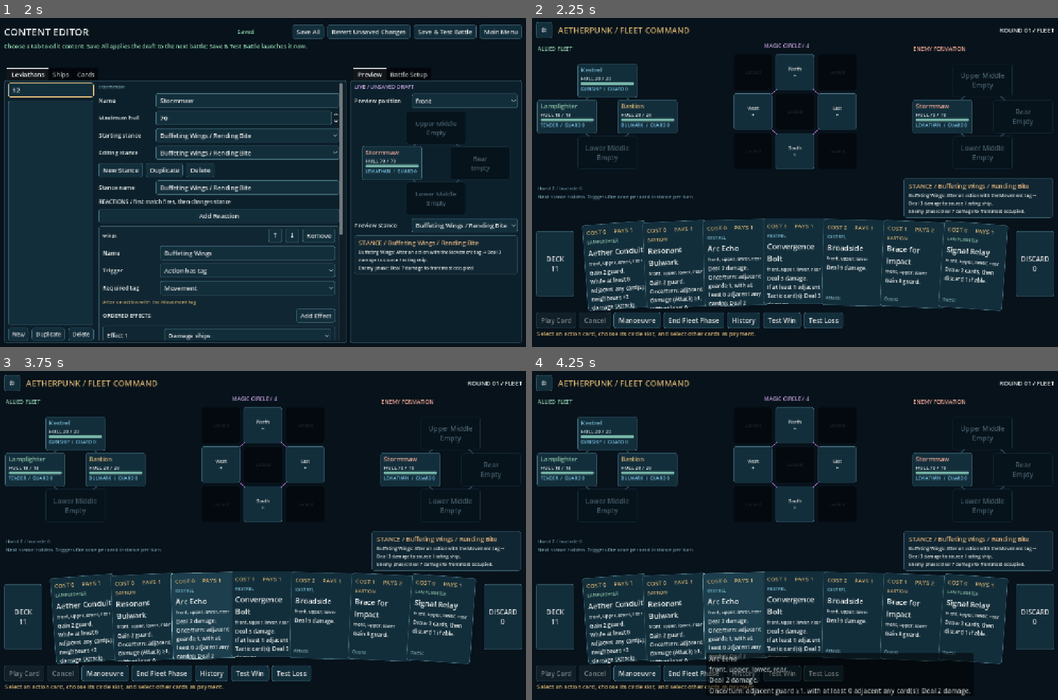
Above: before the commit, frames 1-4 (two rows, left to right).
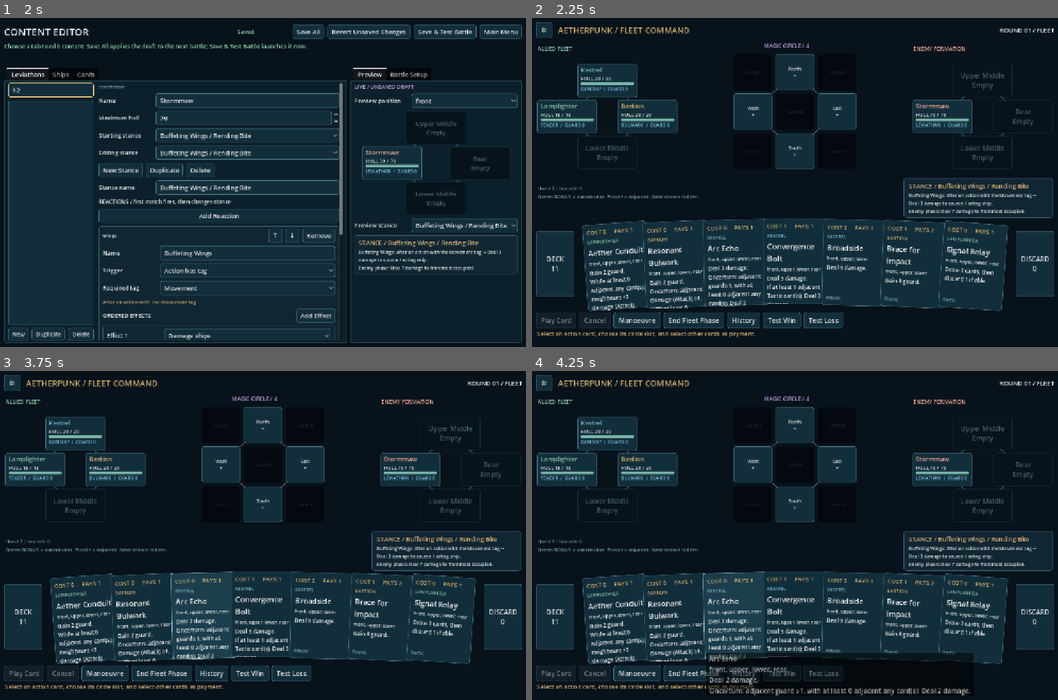
Above: after the commit, the same moments.

Repository: jkeywo/aetherpunk-fleet
Game: Godot game, scene res://scenes/main_menu.tscn
Same seed, same stepped clock (60 frames per second), same inputs: the game is played once before the commit and once after it.
Inputs (mouse positions are in pixels of both pictures, inside the frame that each line leads up to):
- Up to frame 1 (2 s): click "Editor" at 0.5 s; click (52, 90) at 1.27 s; type "12" at 1.35 s
- Up to frame 2 (2.25 s): click "Save & Test Battle" at 2 s
- Up to frame 3 (3.75 s): click "Test Win" at 2.75 s; click "Retry Battle" at 3.5 s
- Up to frame 4 (4.25 s): no input

Frame 1 is identical in both runs. In frame 2, 0.2% of the frame differs, in the area x 1-55%, y 21-56%; in frame 3, 0.2%; in frame 4, 0.2%.

Commit message:
Clarify circle bonus sources and animate causal chain links

Diff:
--- a/scripts/battle.gd
+++ b/scripts/battle.gd
@@ -337,6 +337,7 @@
 
 func _update_controls() -> void:
 	var contributing: Array = []
+	var contribution_details: Dictionary = {}
 	for button in [%PlayButton, %CancelButton, %ManoeuvreButton, %EndPhaseButton, %TargetChoice, %MovementChoice, %WinButton, %LossButton]:
 		button.disabled = busy
 	for button in hand_view.get_children():
@@ -367,15 +368,16 @@
 		%PlayButton.disabled = not result.ok
 		%Inspection.text = result.text
 		contributing = result.get("contributors", [])
+		contribution_details = result.get("contribution_details", {})
 		%PlayButton.text = "Manoeuvre" if selected_uid < 0 else "Play Card"
 	else:
 		%Inspection.text = "Select an action card, choose its circle slot, and select other cards as payment."
-	%Status.text = "Hand %d / In circle %d\nNext stance hidden. Triggers fire once per card instance per turn." % [state.hand.size(), state.play_order.size()]
+	%Status.text = "Hand %d / In circle %d\nGreen BONUS = contributor. Purple = adjacent. Next stance hidden." % [state.hand.size(), state.play_order.size()]
 	var cards: Dictionary = {}
 	for uid in state.circle:
 		if uid >= 0:
 			cards[uid] = state.card(uid)
-	circle_view.configure(state.circle, state.expanded, cards, state.used_triggers, selected_slot, contributing)
+	circle_view.configure(state.circle, state.expanded, cards, state.used_triggers, selected_slot, contributing, contribution_details)
 
 
 func _show_history() -> void:
--- a/scripts/battle_state.gd
+++ b/scripts/battle_state.gd
@@ -306,6 +306,7 @@
 				continue
 			used_triggers[key] = "queued"
 			tasks.append({"uid": host, "slot": circle.find(host), "actor": int(card(host).owner), "event_actor": actor,
+				"source_uid": source, "source_event": kind, "source_amount": amount,
 				"target": actor, "points": [], "effects": rule.effects.duplicate(true), "next_step": 0, "discard_remaining": 0,
 				"title": card(host).name + " / " + rule.get("name", rule.id), "trigger_key": key, "announced": false})
 
@@ -317,7 +318,8 @@
 			context.announced = true
 			used_triggers[context.trigger_key] = "fired"
 			history.append("Card trigger: " + context.title)
-			_record("card_triggered", {"uid": context.uid, "title": context.title})
+			_record("card_triggered", {"uid": context.uid, "title": context.title,
+				"source_uid": context.source_uid, "source_event": context.source_event, "source_amount": context.source_amount})
 		while context.next_step < context.effects.size():
 			var effect: Dictionary = context.effects[context.next_step]
 			context.next_step += 1
@@ -571,7 +573,8 @@
 func preview(uid: int, payment: Array, target: int = -1, movement: int = -1, slot: int = -1) -> Dictionary:
 	var error := validate(uid, payment, target, movement, slot)
 	if error != "":
-		return {"ok": false, "text": error}
+		return {"ok": false, "text": error, "contributors": contributing_cards(uid, slot),
+			"contribution_details": contribution_details(uid, slot)}
 	var sim = get_script().new(0, document)
 	for key in ["ships", "formation", "card_keys", "hand", "deck", "discard", "held", "circle", "play_order", "used_triggers"]:
 		sim.set(key, get(key).duplicate(true))
@@ -595,7 +598,8 @@
 	if sim.outcome != "":
 		lines.append(sim.outcome.to_upper())
 	lines.append("Drawn cards and replacement stances remain unknown.")
-	return {"ok": true, "text": " ".join(lines)}
+	return {"ok": true, "text": " ".join(lines), "contributors": contributing_cards(uid, slot, sim.used_triggers),
+		"contribution_details": contribution_details(uid, slot, sim.used_triggers)}
 
 
 func payment_total(payment: Array) -> int:
@@ -688,29 +692,40 @@
 
 
 func contributing_cards(uid: int, slot: int, simulated_used: Dictionary = {}) -> Array:
-	if uid < 0:
-		return []
+	return contribution_details(uid, slot, simulated_used).keys()
+
+
+func contribution_details(uid: int, slot: int, simulated_used: Dictionary = {}) -> Dictionary:
+	var result: Dictionary = {}
+	if uid < 0 or uid >= card_keys.size():
+		return result
 	if slot < 0:
 		slot = first_slot()
-	if slot < 0:
-		return []
-	var result: Array = []
+	if slot < 0 or slot >= (9 if expanded else 4) or circle[slot] >= 0:
+		return result
+	var relevant: Array = ["cost"] if int(card(uid).cost) > 0 else []
+	for effect in active_effects(uid, slot):
+		var stat: String = {"damage_monster": "damage", "guard": "guard", "swap_pair_guard": "guard", "repair": "healing"}.get(effect.kind, "")
+		if stat != "" and not relevant.has(stat):
+			relevant.append(stat)
 	for adjacent in Geometry.neighbours(slot, expanded):
 		var source: int = circle[adjacent]
 		if source < 0:
 			continue
-		var contributes := false
+		var reasons: Array = []
 		for modifier in card(source).get("modifiers", []):
+			if int(modifier.amount) <= 0 or not relevant.has(modifier.stat):
+				continue
 			if (modifier.get("tag", "") == "" or card(uid).tag_ids.has(modifier.tag)) and condition_matches(modifier.condition, adjacent, uid, slot):
-				contributes = true
+				reasons.append(("%s%d %s" % ["−" if modifier.stat == "cost" else "+", modifier.amount, modifier.stat]))
 		for rule in card(uid).get("on_play", []):
 			if int(rule.condition.get("min", 0)) > 0 and condition_matches(rule.condition, slot):
 				if rule.condition.get("tag", "") == "" or card(source).tag_ids.has(rule.condition.tag):
-					contributes = true
+					reasons.append("Enables on-play: " + Catalog.effects_text(rule.effects))
 		for rule in card(source).get("triggers", []):
 			var key := "%d/%s" % [source, rule.id]
 			if simulated_used.has(key) and not used_triggers.has(key):
-				contributes = true
-		if contributes:
-			result.append(source)
+				reasons.append("Will trigger: " + str(rule.get("name", rule.id)))
+		if not reasons.is_empty():
+			result[source] = reasons
 	return result
--- a/scripts/circle_view.gd
+++ b/scripts/circle_view.gd
@@ -1,22 +1,33 @@
 extends Control
 signal slot_selected(slot: int)
+signal link_pulse_started(source_uid: int, receiver_uid: int, event_kind: String)
 const Geometry = preload("res://scripts/battle_geometry.gd")
+const BONUS_COLOR := Color("#9ce6b7")
 var buttons: Array = []
 var expanded := false
 var selected := -1
 var contents: Array = []
 var card_data: Dictionary = {}
+var bonus_slots: Array = []
+var contribution_details: Dictionary = {}
+var pulse_source := -1
+var pulse_receiver := -1
+var pulse_event := ""
+var pulse_progress := 0.0
+var link_overlay: Control
 
 
 func _ready() -> void:
 	resized.connect(_arrange)
 
 
-func configure(circle: Array, is_expanded: bool, cards: Dictionary, used: Dictionary = {}, selected_slot: int = -1, contributors: Array = []) -> void:
+func configure(circle: Array, is_expanded: bool, cards: Dictionary, used: Dictionary = {}, selected_slot: int = -1, contributors: Array = [], details: Dictionary = {}) -> void:
 	expanded = is_expanded
 	selected = selected_slot
 	contents = circle.duplicate()
 	card_data = cards
+	contribution_details = details.duplicate(true)
+	bonus_slots.clear()
 	if buttons.is_empty():
 		for slot in 9:
 			var button := Button.new()
@@ -25,30 +36,55 @@
 			button.pressed.connect(func(): slot_selected.emit(slot))
 			add_child(button)
 			buttons.append(button)
+		link_overlay = Control.new()
+		link_overlay.mouse_filter = Control.MOUSE_FILTER_IGNORE
+		link_overlay.set_anchors_and_offsets_preset(Control.PRESET_FULL_RECT)
+		add_child(link_overlay)
+		link_overlay.draw.connect(_draw_pulse)
 	for slot in 9:
 		var uid: int = circle[slot]
 		var locked: bool = slot >= 4 and not expanded
 		var button: Button = buttons[slot]
+		var provides: bool = uid >= 0 and contributors.has(uid) and selected >= 0 and Geometry.neighbours(selected, expanded).has(slot)
 		button.disabled = locked
 		button.text = "Locked" if locked else Geometry.SLOT_NAMES[slot] + "\n+"
 		button.modulate = Color("#3b4859") if locked else Color.WHITE
 		button.tooltip_text = Geometry.SLOT_NAMES[slot]
+		for style_name in ["normal", "hover", "pressed", "hover_pressed"]:
+			button.remove_theme_stylebox_override(style_name)
 		if uid >= 0 and cards.has(uid):
 			var card: Dictionary = cards[uid]
 			var count := 0
 			for key in used:
 				if str(key).begins_with(str(uid) + "/"):
 					count += 1
-			button.text = card.name + ("\n◆ %d used" % count if count > 0 else "\nIn play")
+			var caption := "BONUS" if provides else "In play"
+			if count > 0:
+				caption = ("BONUS · " if provides else "") + "◆ %d used" % count
+			button.text = card.name + "\n" + caption
 			button.tooltip_text = card.name + "\n" + card.get("effect", "")
 			button.modulate = Color("#b7d2e6")
 		if slot == selected:
-			button.modulate = Color("#f6d491")
-		elif contributors.has(uid):
-			button.modulate = Color("#b3e6bb")
+			_highlight(button, Color("#e8bd77"), Color("#302b20"))
+		elif provides:
+			bonus_slots.append(slot)
+			button.modulate = Color.WHITE
+			_highlight(button, BONUS_COLOR, Color("#18372e"))
+			var reasons: Array = details.get(uid, [])
+			button.tooltip_text += "\n\nProviding to " + Geometry.SLOT_NAMES[selected] + ":\n" + "\n".join(reasons)
 		elif selected >= 0 and Geometry.neighbours(selected, expanded).has(slot) and uid >= 0:
 			button.modulate = Color("#d6adee")
 	_arrange()
+
+
+func _highlight(button: Button, tint: Color, fill: Color) -> void:
+	for style_name in ["normal", "hover", "pressed", "hover_pressed"]:
+		var style := StyleBoxFlat.new()
+		style.bg_color = fill.lightened(0.10) if style_name in ["hover", "hover_pressed"] else fill
+		style.border_color = tint
+		style.set_border_width_all(3)
+		style.set_corner_radius_all(5)
+		button.add_theme_stylebox_override(style_name, style)
 
 
 func _arrange() -> void:
@@ -57,6 +93,8 @@
 		buttons[slot].position = Geometry.CIRCLE_POINTS[slot] * cell + Vector2(4, 4)
 		buttons[slot].size = cell - Vector2(8, 8)
 	queue_redraw()
+	if is_instance_valid(link_overlay):
+		link_overlay.queue_redraw()
 
 
 func _draw() -> void:
@@ -65,7 +103,64 @@
 	if expanded:
 		links.append_array(Geometry.EXTRA_LINKS)
 	for link in links:
-		var tint := Color("#9a61b8")
+		var tint := Color("#694c80")
+		var width := 2.0
 		if selected >= 0 and link.has(selected):
-			tint = Color("#e8bd77")
-		draw_line((Geometry.CIRCLE_POINTS[link[0]] + Vector2.ONE / 2) * cell, (Geometry.CIRCLE_POINTS[link[1]] + Vector2.ONE / 2) * cell, tint, 2, true)
+			var other: int = link[1] if link[0] == selected else link[0]
+			tint = BONUS_COLOR if bonus_slots.has(other) else Color("#9b819e")
+			width = 5.0 if bonus_slots.has(other) else 2.0
+		draw_line((Geometry.CIRCLE_POINTS[link[0]] + Vector2.ONE / 2) * cell, (Geometry.CIRCLE_POINTS[link[1]] + Vector2.ONE / 2) * cell, tint, width, true)
+
+
+func animate_chain(source_uid: int, receiver_uid: int, event_kind: String, duration: float) -> void:
+	var source: int = contents.find(source_uid)
+	var receiver: int = contents.find(receiver_uid)
+	if source < 0 or receiver < 0 or not Geometry.neighbours(source, expanded).has(receiver):
+		return
+	pulse_source = source
+	pulse_receiver = receiver
+	pulse_event = event_kind
+	set_pulse_progress(0.0)
+	link_pulse_started.emit(source_uid, receiver_uid, event_kind)
+	var tween := create_tween()
+	tween.tween_method(set_pulse_progress, 0.0, 1.0, maxf(0.001, duration)).set_trans(Tween.TRANS_SINE).set_ease(Tween.EASE_IN_OUT)
+	await tween.finished
+	pulse_source = -1
+	pulse_receiver = -1
+	pulse_event = ""
+	link_overlay.queue_redraw()
+
+
+func set_pulse_progress(value: float) -> void:
+	pulse_progress = value
+	if is_instance_valid(link_overlay):
+		link_overlay.queue_redraw()
+
+
+func _edge_point(button: Control, direction: Vector2) -> Vector2:
+	var half := button.size / 2
+	var factor := minf(half.x / maxf(0.001, absf(direction.x)), half.y / maxf(0.001, absf(direction.y)))
+	return button.position + half + direction * (factor + 2.0)
+
+
+func _draw_pulse() -> void:
+	if pulse_source < 0 or pulse_receiver < 0:
+		return
+	var source: Control = buttons[pulse_source]
+	var receiver: Control = buttons[pulse_receiver]
+	var direction := (receiver.get_rect().get_center() - source.get_rect().get_center()).normalized()
+	var start := _edge_point(source, direction)
+	var finish := _edge_point(receiver, -direction)
+	var tint: Color = {"damage": Color("#ffb17d"), "guard": Color("#8bd8ff"), "repair": BONUS_COLOR}.get(pulse_event, Color("#d6adee"))
+	var glow := tint
+	glow.a = 0.25 + sin(pulse_progress * PI) * 0.45
+	link_overlay.draw_rect(source.get_rect().grow(-2), glow, false, 4, true)
+	link_overlay.draw_rect(receiver.get_rect().grow(-2), tint, false, 4, true)
+	link_overlay.draw_line(start, finish, Color(tint, 0.30), 12, true)
+	link_overlay.draw_line(start, finish, tint, 4, true)
+	var spark := start.lerp(finish, pulse_progress)
+	link_overlay.draw_circle(spark, 8, Color(tint, 0.35), true, -1, true)
+	link_overlay.draw_circle(spark, 4, Color.WHITE, true, -1, true)
+	var head := finish - direction * 7
+	var perpendicular := Vector2(-direction.y, direction.x) * 5
+	link_overlay.draw_colored_polygon(PackedVector2Array([finish, head + perpendicular, head - perpendicular]), tint)
--- a/scripts/combat_feedback.gd
+++ b/scripts/combat_feedback.gd
@@ -63,8 +63,14 @@
 				await _pause(0.40)
 			"card_triggered":
 				await _apply_board(event.board)
-				_message("CARD TRIGGER / " + event.title, Color("#9ce6b7"))
-				await _pause(0.28)
+				var source_uid: int = event.get("source_uid", -1)
+				var cause: String = event.get("source_event", "effect")
+				if source_uid >= 0:
+					_message("CHAIN / " + view.state.card(source_uid).name + " → " + view.state.card(event.uid).name + "\n" + cause.to_upper() + " / " + event.title, Color("#9ce6b7"))
+					await view.circle_view.animate_chain(source_uid, event.uid, cause, _time(0.55))
+				else:
+					_message("CARD TRIGGER / " + event.title, Color("#9ce6b7"))
+					await _pause(0.28)
 			"circle_expanded", "circle_reset":
 				await _apply_board(event.board)
 				_message(event.title, Color("#d6adee"))
--- /dev/null
+++ b/tests/circle_feedback.gd
@@ -0,0 +1,104 @@
+extends "res://tests/support/v2_test.gd"
+var pulses: Array = []
+
+
+func _run() -> void:
+	var doc := neutral()
+	var source := card_def(doc, "advance")
+	source.modifiers = [
+		{"stat": "damage", "amount": 2, "tag": "Attack", "condition": {"tag": "", "min": 0}},
+		{"stat": "cost", "amount": 1, "tag": "Attack", "condition": {"tag": "", "min": 0}},
+		{"stat": "guard", "amount": 99, "tag": "", "condition": {"tag": "", "min": 0}}]
+	var shot := card_def(doc, "broadside")
+	shot.cost = 2
+	shot.effects = [{"kind": "damage_monster", "amount": 3}]
+	shot.on_play = [{"condition": {"tag": "Attack", "min": 1}, "effects": [{"kind": "damage_monster", "amount": 1}]}]
+	await open_battle(doc)
+	var battle = current_scene
+	var source_uid := uid_for(battle.state, "advance")
+	battle.state.play(source_uid, [], -1, -1, 0)
+	battle._render()
+	field_key(battle, "broadside").pressed.emit()
+	var circle = battle.circle_view
+	expect(battle.get_node("%PlayButton").disabled, "Unpaid example should remain unaffordable.")
+	expect(circle.bonus_slots == [0], "Bonus highlight disappeared before payment.")
+	expect("BONUS" in circle.buttons[0].text, "Bonus source needs an explicit badge.")
+	expect("+2 damage" in circle.buttons[0].tooltip_text and "−1 cost" in circle.buttons[0].tooltip_text, "Source tooltip lacks modifier explanations.")
+	expect("Enables on-play" in str(circle.contribution_details[source_uid]) and "+99 guard" not in str(circle.contribution_details[source_uid]), "Conditional source or stat eligibility incorrect.")
+	expect(circle.buttons[0].get_theme_stylebox("normal").border_width_left == 3, "Source needs a visible border beyond tint.")
+	var preview: Dictionary = battle.state.preview(uid_for(battle.state, "broadside"), [], -1, -1, 1)
+	expect(not preview.ok and preview.contributors == [source_uid], "Unaffordable preview failed to report public bonus sources.")
+	circle.buttons[2].pressed.emit()
+	expect(circle.bonus_slots.is_empty() and not "BONUS" in circle.buttons[0].text, "Moving to a nonadjacent slot left a stale bonus.")
+	circle.buttons[3].pressed.emit()
+	expect(circle.bonus_slots == [0], "Selecting another adjacent slot did not restore bonuses.")
+	battle.get_node("%CancelButton").pressed.emit()
+	expect(circle.bonus_slots.is_empty() and circle.selected == -1, "Cancelling left stale highlights.")
+
+	# The amount condition must succeed before a neighbour is credited.
+	card_def(doc, "broadside").on_play[0].condition.min = 2
+	card_def(doc, "advance").modifiers = []
+	var b = State.new(1, doc)
+	b.play(uid_for(b, "advance"), [], -1, -1, 0)
+	expect(b.contributing_cards(uid_for(b, "broadside"), 1).is_empty(), "An unmet conditional bonus was highlighted.")
+	b.play(uid_for(b, "tow"), [], -1, -1, 2)
+	expect(b.contributing_cards(uid_for(b, "broadside"), 1).size() == 2, "Both neighbours enabling a count condition should be highlighted.")
+	b.play(uid_for(b, "escort"), [], -1, -1, 1)
+	b.play(uid_for(b, "salvo"), [], -1, -1, 3)
+	expect(b.expanded and b.contributing_cards(uid_for(b, "broadside"), 4).size() == 4, "Expanded-centre highlights used the wrong graph.")
+	expect(b.contributing_cards(uid_for(b, "broadside"), 5).size() == 2, "Expanded corner should credit its two matching neighbours.")
+
+	doc = chain_document()
+	await open_battle(doc)
+	battle = current_scene
+	source_uid = uid_for(battle.state, "advance")
+	battle.state.play(source_uid, [], -1, -1, 0)
+	battle._render()
+	circle = battle.circle_view
+	var echo_uid := uid_for(battle.state, "tow")
+	circle.link_pulse_started.connect(func(source_id, receiver_id, event): pulses.append([source_id, receiver_id, event]))
+	field_key(battle, "tow").pressed.emit()
+	circle.buttons[1].pressed.emit()
+	var anticipated: Dictionary = battle.state.preview(echo_uid, [], -1, -1, 1)
+	expect(anticipated.contributors == [source_uid] and "Will trigger" in str(anticipated.contribution_details), "Preview failed to identify an adjacent chained contributor.")
+	battle.get_node("%PlayButton").pressed.emit()
+	await circle.link_pulse_started
+	expect(circle.pulse_source == 1 and circle.pulse_receiver == 0 and circle.pulse_event == "damage", "First pulse direction does not follow the cause.")
+	expect("Towline Manoeuvre → Shield Advance" in battle.feedback.banner_label.text, "Chain banner does not name cause and receiver.")
+	battle.get_node("%GearButton").pressed.emit()
+	var paused_progress: float = circle.pulse_progress
+	await flush()
+	expect(paused and is_equal_approx(circle.pulse_progress, paused_progress), "Link animation ignored the battle pause.")
+	battle.menu.id_pressed.emit(0)
+	battle.menu.hide()
+	await battle.resolution_finished
+	expect(pulses == [[echo_uid, source_uid, "damage"], [source_uid, echo_uid, "guard"]], "Chain links did not pulse sequentially in causal order.")
+	expect(circle.pulse_source == -1 and circle.pulse_receiver == -1 and circle.pulse_event == "", "Finished playback left a glowing chain.")
+	expect(battle.state.monster_hull == 67 and battle.state.used_triggers.size() == 2, "Link feedback changed combat resolution.")
+	var triggers: Array = battle.state.feedback_events.filter(func(event): return event.kind == "card_triggered")
+	expect(triggers[0].source_uid == echo_uid and triggers[0].source_amount == 1 and triggers[1].source_event == "guard", "Recorded chain provenance incorrect.")
+	expect(not battle.busy and not battle.feedback.running, "Link playback did not unlock input.")
+
+	# Leaving during an active pulse must not resume an abandoned battle.
+	await open_battle(doc)
+	battle = current_scene
+	battle.state.play(uid_for(battle.state, "advance"), [], -1, -1, 0)
+	battle._render()
+	field_key(battle, "tow").pressed.emit()
+	battle.circle_view.buttons[1].pressed.emit()
+	battle.get_node("%PlayButton").pressed.emit()
+	await battle.circle_view.link_pulse_started
+	battle.get_node("%GearButton").pressed.emit()
+	battle.menu.id_pressed.emit(2)
+	await scene_changed
+	await flush()
+	expect(current_scene.name == "MainMenu" and not paused, "Leaving during a chain pulse failed.")
+	done("Magic circle feedback")
+
+
+func chain_document() -> Dictionary:
+	var doc := neutral()
+	card_def(doc, "advance").triggers = [trigger("ward", "damage", [{"kind": "guard", "target": "event_actor", "amount": 3}])]
+	card_def(doc, "tow").effects = [{"kind": "damage_monster", "amount": 1}]
+	card_def(doc, "tow").triggers = [trigger("echo", "guard", [{"kind": "damage_monster", "amount": 2}])]
+	return doc
Not shown, added: tests/circle_feedback.gd.uid
